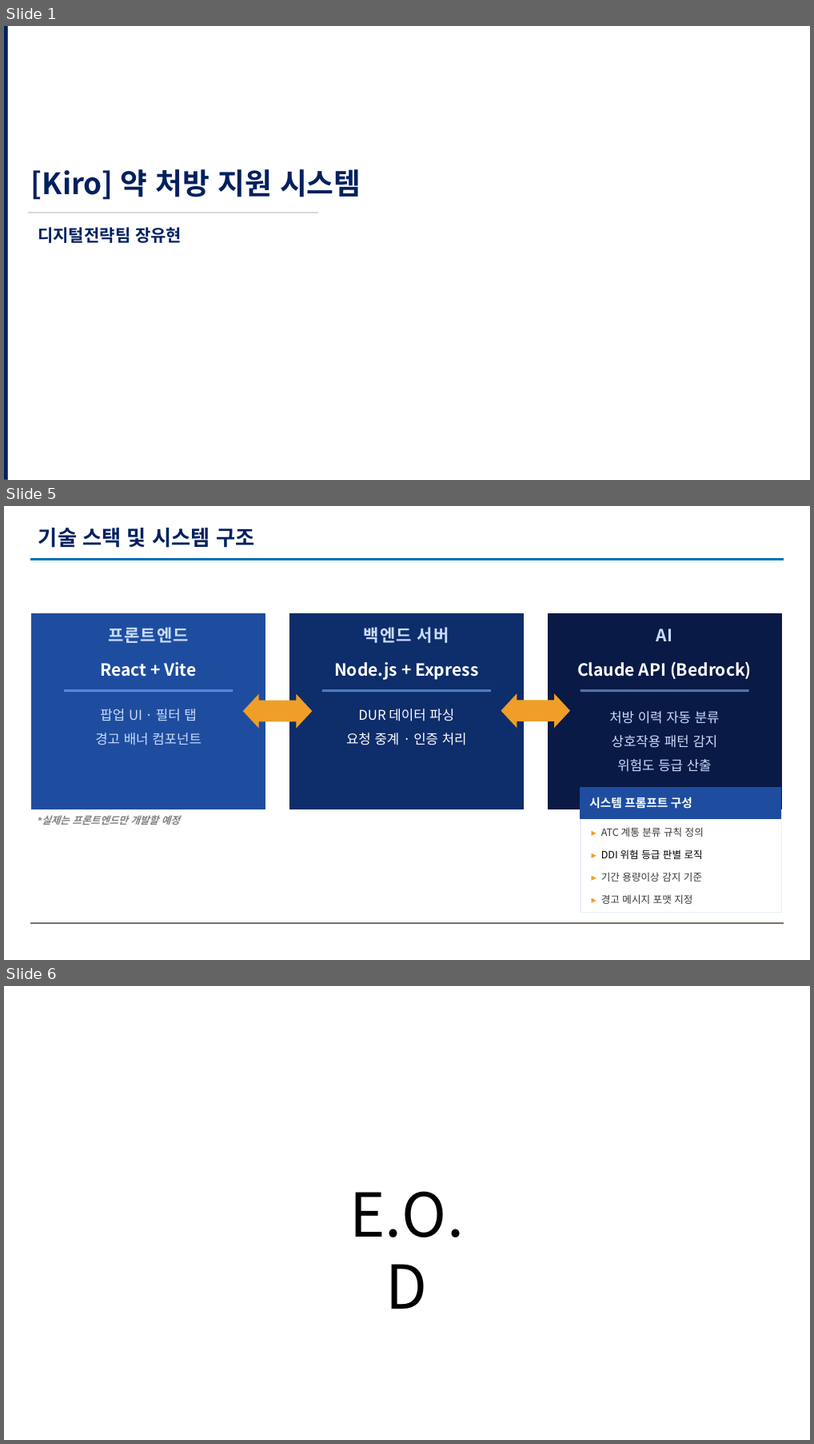
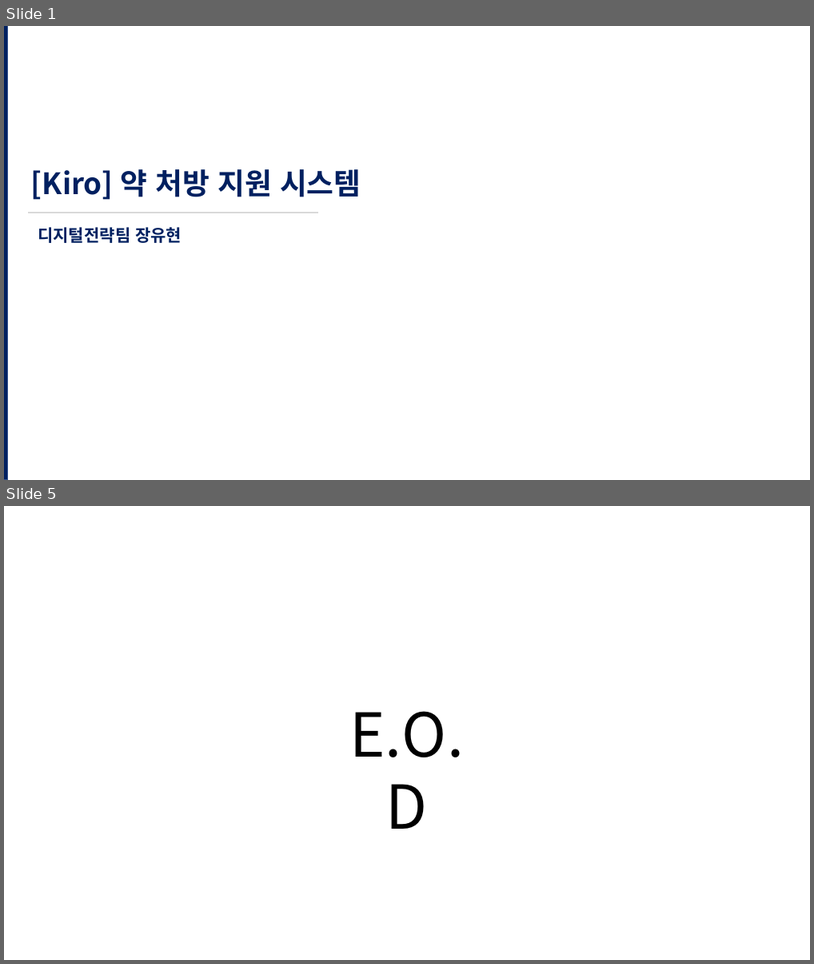
Before and after one commit to 23012/kiro-project, a slide deck: 문서/[진료] 약 처방 지원 시스템 초안.pptx. Shown one above the other, each under a label of ours: slides 1, 5 and 6 before the commit, slides 1 and 5 after it; the slides between them are not shown. The pictures are 814x1444 and 814x964 pixels, drawn with LibreOffice and Linux fonts; fonts in the diff are those of the drawing; background and template pictures are left out. Boxes give left, top, right and bottom in pixels: in the first picture for what was removed or moved away, otherwise in the second. Text is boxed around its words. In the diff, an @@ line names an element or a change of style, - is before the commit and + after.

Commit message:
약 처방 지원 시스템 초안 완성

```diff
--- a/문서/[진료] 약 처방 지원 시스템 초안.pptx
+++ b/문서/[진료] 약 처방 지원 시스템 초안.pptx
@@ slide 5 removed at <box>4,506,810,960</box>, background #FFFFFF @@
@@ title removed at <box>38,528,254,548</box> @@
-기술 스택 및 시스템 구조
@@ line removed from (30, 560) to (784, 560) @@
@@ group removed at <box>32,613,782,808</box>: 9 texts, 6 rectangles, 2 left right arrows @@
-프론트엔드
-React + Vite
-팝업 UI · 필터 탭
-경고 배너 컴포넌트
-백엔드 서버
-Node.js + Express
-DUR 데이터 파싱
-요청 중계 · 인증 처리
-AI
-Claude API (Bedrock)
-처방 이력 자동 분류
-상호작용 패턴 감지
-위험도 등급 산출
@@ rectangle removed at <box>581,793,782,912</box> @@
@@ text removed at <box>42,815,180,824</box> @@
-*실제는 프론트엔드만 개발할 예정
@@ group removed at <box>581,788,782,904</box>: 5 texts, 1 rectangle @@
-시스템 프롬프트 구성
-▸ ATC 계통 분류 규칙 정의
-▸ DDI 위험 등급 판별 로직
-▸ 기간 용량이상 감지 기준
-▸ 경고 메시지 포맷 지정
@@ line removed from (30, 923) to (784, 923) @@
@@ what was slide 6 is now slide 5 @@
```
Also in this commit, not shown: 3 slides changed, 3 other files.
